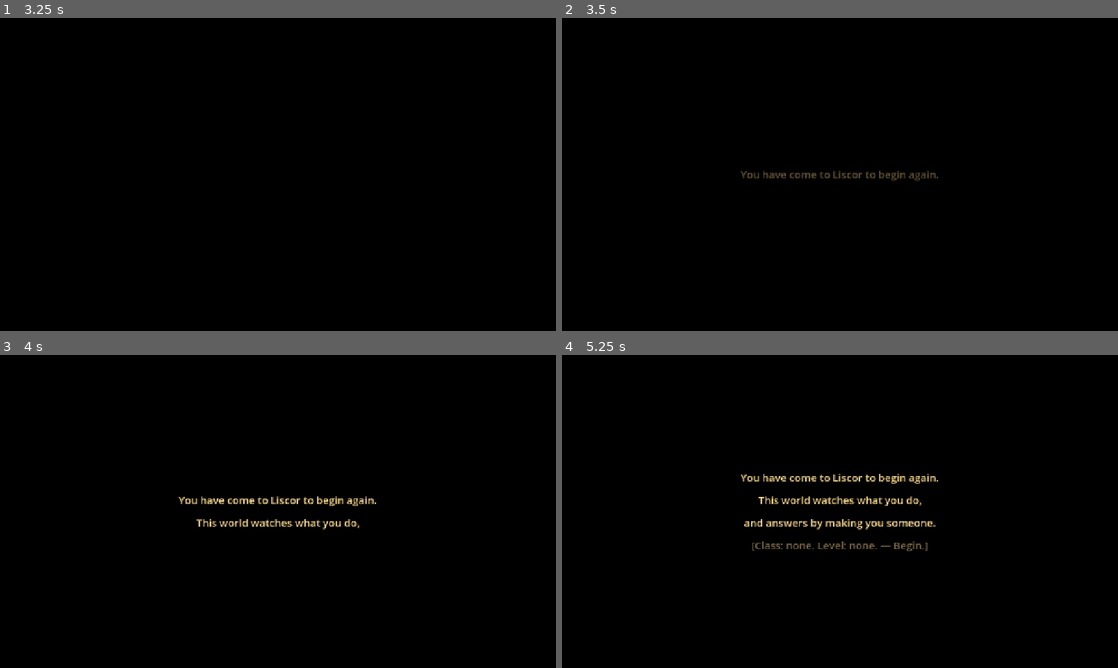
Above: before the commit, frames 1-4 (two rows, left to right).
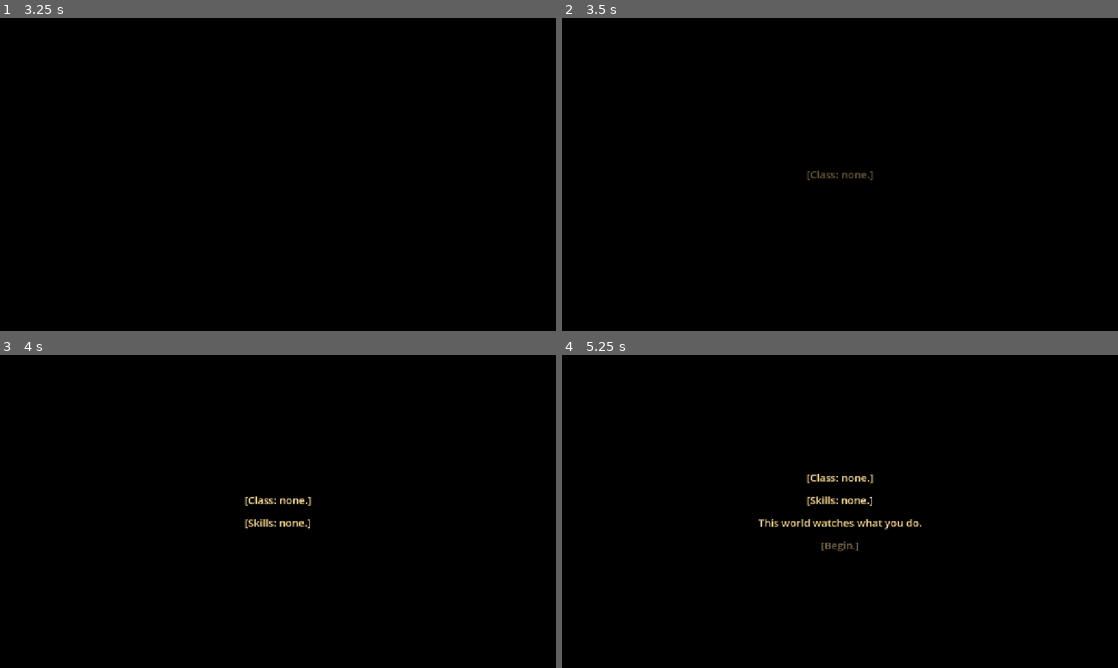
Above: after the commit, the same moments.

Repository: GabrielGLevine/wandering-inn-rpg
Game: Godot game, scene res://src/world/main.tscn
The game is run twice, just before and just after one commit, with the same random seed, the same clock (stepped at 60 frames per second) and the same inputs.
Inputs (mouse positions are in pixels of both pictures, inside the frame that each line leads up to):
- Up to frame 1 (3.25 s): tap Enter (confirm) at 0.5, 1.35, 2.3, 2.75, 3.05 s; move the mouse to (400, 158) at 0.52 s; hold D (move_right) 0.53-1.28 s; hold Enter (confirm) 0.53-1.28 s; click (400, 158) at 0.67 s; move the mouse to (166, 190) at 1.27 s; hold S (move_down) 1.28-2.03 s; move the mouse to (333, 105) at 2.02 s; hold D (move_right) 2.03-2.78 s; hold Tab (cycle) 2.03-2.78 s; move the mouse to (250, 237) at 2.77 s; hold W (move_up) from 2.78 s (still down); tap E (end_turn) at 2.85 s; click (250, 237) at 2.92 s
- Up to frame 2 (3.5 s): keep holding W (move_up)
- Up to frame 3 (4 s): move the mouse to (444, 558) at 3.52 s; release W (move_up) at 3.53 s; hold A (move_left) from 3.53 s (still down); hold Enter (confirm) from 3.53 s (still down); tap 1 (hotbar_1) at 3.6 s
- Up to frame 4 (5.25 s): tap I (inventory) at 4.15 s; move the mouse to (673, 464) at 4.27 s; release Enter (confirm) at 4.28 s; tap 2 (hotbar_2) at 4.35 s; tap Enter (confirm) at 4.55 s; move the mouse to (867, 511) at 5.02 s; release A (move_left) at 5.03 s; hold S (move_down) from 5.03 s (still down); hold Enter (confirm) from 5.03 s (still down); tap 3 (hotbar_3) at 5.1 s; click (867, 511) at 5.17 s

Frame 1 is identical in both runs. In frame 2, 0.5% of the frame differs, in the area x 32-68%, y 48-53%; in frame 3, 1.0%; in frame 4, 1.9%, in the area x 32-68%, y 38-63%.

Commit message:
GDI copy wave (approved opener/epilogue/refusal) + canon pre-verification

Diff:
--- a/wandering_inn_game/qa/scripts/char_creation.json
+++ b/wandering_inn_game/qa/scripts/char_creation.json
@@ -1,5 +1,5 @@
 {
- "_comment": "M-ARC §5: drives the REAL character-creation U …(292 unchanged characters)… fields, the sim variant sprite key, the Drake-branched opener event, and the RENDERED variant binding on bo …(146 unchanged characters)…
+ "_comment": "M-ARC §5: drives the REAL character-creation U …(292 unchanged characters)… fields, the sim variant sprite key, the GDI opener event (de-race-ified 2026-07-07 -- one opener for all races; `race` stays in the payload harmlessly, cosmetic only now), and the RENDERED variant binding on bo …(146 unchanged characters)…
  "starts_at_title": true,
  "creation_ui": true,
  "steps": [
@@ -18,7 +18,7 @@
   {"action": "press", "name": "confirm"},
   {"action": "wait_for_event", "type": "ui_char_creation_confirmed", "payload_contains": {"pc_name": "Sella", "pc_race": "drake", "pc_gender": "f"}, "timeout_sec": 5},
   {"action": "wait_for_event", "type": "world_ready", "timeout_sec": 5},
-  {"_comment": "Drake-branched GDI opener (canon-safe 'starting over in Liscor' copy) -- race in the payload proves the branch, lines still 4.", "action": "wait_for_event", "type":  …(95 unchanged characters)…
+  {"_comment": "GDI opener (2026-07-07 rewrite: one race-neutral system-readout opener, no more Drake/Human/Gnoll branch) -- lines still 4; race stays in the payload cosmetically (Game.sim.pc_race is unchanged, so this pin still holds).", "action": "wait_for_event", "type":  …(95 unchanged characters)…
   {"_comment": "Sim identity fields in the snapshot (art-independent).", "action": "assert_state", "path": "pc_name", "equals": "Sella"},
   {"action": "assert_state", "path": "pc_race", "equals": "drake"},
   {"action": "assert_state", "path": "pc_gender", "equals": "f"},
--- a/wandering_inn_game/qa/scripts/gear_loop.json
+++ b/wandering_inn_game/qa/scripts/gear_loop.json
@@ -1,5 +1,5 @@
 {
- "_comment": "M-GEAR Task G3 canonical proof: the player-fac …(960 unchanged characters)…  2 -- CAPACITY REFUSAL negative: toast (G1's exact placeholder text) + equipped.accessory_3 stays empty (st …(477 unchanged characters)…
+ "_comment": "M-GEAR Task G3 canonical proof: the player-fac …(960 unchanged characters)…  2 -- CAPACITY REFUSAL negative: toast (RATIFIED copy, 2026-07-07 HANDOFF item 1 -- the vibration line, canon-truest to Dissonance's warning sign) + equipped.accessory_3 stays empty (st …(477 unchanged characters)…
  "fixture_save": "gear_loop_start",
  "starts_at_title": true,
  "steps": [
@@ -58,11 +58,11 @@
   { "action": "wait_for_event", "type": "ui_inventory_shown", "payload_contains": { "resonance": { "used": 1, "capacity": 2 } }, "timeout_sec": 5 },
   { "action": "screenshot", "name": "02_accessory_equipped_resonance_header_and_lore" },
 
-  { "_comment": "== (4) CAPACITY REFUSAL negative ==. stones …(76 unchanged characters)… ty 2. Cursor at 11, down 3 -> index 14. G1's exact placeholder toast text; equipped.accessory_3 must s …(81 unchanged characters)…
+  { "_comment": "== (4) CAPACITY REFUSAL negative ==. stones …(76 unchanged characters)… ty 2. Cursor at 11, down 3 -> index 14. The ratified vibration-line toast text; equipped.accessory_3 must s …(81 unchanged characters)…
   { "action": "press", "name": "move_down" },
   { "action": "press", "name": "move_down" },
   { "action": "press", "name": "confirm" },
-  { "action": "wait_for_event", "type": "toast", "payload_contains": { "text": "The charm's hum turns to static. You cannot bear another enchantment." }, "timeout_sec": 5 },
+  { "action": "wait_for_event", "type": "toast", "payload_contains": { "text": "It buzzes once against the others, like a wasp against glass, and will not settle." }, "timeout_sec": 5 },
   { "action": "assert_state", "path": "equipped.accessory_3", "equals": "" },
   { "action": "assert_event_absent", "type": "item_equipped", "payload_contains": { "item": "stonescale_talisman" } },
   { "action": "screenshot", "name": "03_capacity_refusal_in_panel_echo" },
--- a/wandering_inn_game/src/core/wi_game.gd
+++ b/wandering_inn_game/src/core/wi_game.gd
@@ -1240,12 +1240,16 @@
 	return _equipped_resonance_total()
 
 
-## Refusal copy (M-GEAR Task G1, PLACEHOLDER -- user picks final copy from
-## docs/design/gear-staging/item-lore-and-accessory-roster.md §C; both are
-## voice-lint clean and diegetic, no "capacity"/"slot" vocabulary, no raw
-## stats -- resonance itself is a visible currency like gold/HP, fine to
-## reference, but the arithmetic stays off-screen).
-const _CAPACITY_REFUSAL_TOAST := "The charm's hum turns to static. You cannot bear another enchantment."
+## Refusal copy. `_ACCESSORY_SLOTS_FULL_TOAST` is G1's plain-practical
+## placeholder, kept per the RESOLVED ruling (2026-07-07 HANDOFF item 1) unless
+## a better line falls out naturally. `_CAPACITY_REFUSAL_TOAST` is the
+## RATIFIED line (same ruling, candidate 4 from docs/design/gear-staging/
+## item-lore-and-accessory-roster.md §C) -- canon-truest: Dissonance's warning
+## sign is artifacts SHAKING, so the refusal moment itself is a vibration line.
+## Both stay voice-lint clean and diegetic, no "capacity"/"slot" vocabulary, no
+## raw stats -- resonance itself is a visible currency like gold/HP, fine to
+## reference, but the arithmetic stays off-screen.
+const _CAPACITY_REFUSAL_TOAST := "It buzzes once against the others, like a wasp against glass, and will not settle."
 const _ACCESSORY_SLOTS_FULL_TOAST := "No room left for another charm — something has to come off first."
 
 
@@ -1264,7 +1268,7 @@
 ## resonance is even considered), and equipping into a free/replaceable slot
 ## whose resulting total resonance (every equipped item's `resonance`, summed
 ## across all 5 slots, replacing whatever currently occupies the target slot)
-## would exceed `resonance_capacity` ("magical interference" --
+## would exceed `resonance_capacity` (the vibration-refusal line --
 ## `_CAPACITY_REFUSAL_TOAST`). Unequipping frees the departing item's
 ## resonance back into the budget (see `unequip`).
 ## G3 CONTRACT: `inventory.gd`'s equip UI has NO generic fallback toast --
--- a/wandering_inn_game/src/ui/sleep_veil.gd
+++ b/wandering_inn_game/src/ui/sleep_veil.gd
@@ -74,38 +74,19 @@
 ## opener swallows ONLY confirm/cancel while it holds; the sleep path above still
 ## intercepts no input at all.
 ##
-## COPY — flagged for user taste-review (revisable via these constants / a
-## future string table). A vast, neutral, faintly wondering System voice; the
-## last line is a bracketed proclamation in the sleep-veil cadence. Opaque-safe:
-## no numbers, no lore claim beyond what the game itself shows (classes/levels).
-##
-## M-ARC §5: the opener BRANCHES by PC race (canon-safe — only Humans are Earth
-## otherworlders). Human keeps the "far from where you began" arrival; Drake and
-## Gnoll get a "starting over in Liscor" variant (they are native to Izril, not
-## displaced from another world). All three are 4 lines and share the identity-
-## neutral bracket close, so the QA opener-line count is invariant across races.
-## ⚑ USER TASTE-REVIEW: the Drake/Gnoll copy is a first draft — revise freely.
-const OPENER_LINES_HUMAN: Array[String] = [
-	"You are far from where you began.",
-	"This world watches what you do,",
-	"and answers by making you someone.",
-	"[Class: none. Level: none. — Begin.]",
+## COPY — USER-APPROVED verbatim (2026-07-07, docs/design/gdi-copy-staging.md),
+## no open taste flag remains. A cold system-readout opener, ONE version for
+## every race (the former Human/Drake/Gnoll branch read as an unearned canon
+## distinction — dropped per user ruling; race-neutral by construction). 4
+## lines, ending on the same bracketed proclamation cadence as the rest of the
+## veil. Opaque-safe: no numbers, no lore claim beyond what the game itself
+## shows (the epilogue's class recount pays off the "none/none" open).
+const OPENER_LINES: Array[String] = [
+	"[Class: none.]",
+	"[Skills: none.]",
+	"This world watches what you do.",
+	"[Begin.]",
 ]
-const OPENER_LINES_DRAKE: Array[String] = [
-	"You have come to Liscor to begin again.",
-	"This world watches what you do,",
-	"and answers by making you someone.",
-	"[Class: none. Level: none. — Begin.]",
-]
-const OPENER_LINES_GNOLL: Array[String] = [
-	"The road behind you is long; Liscor is where it ends.",
-	"This world watches what you do,",
-	"and answers by making you someone.",
-	"[Class: none. Level: none. — Begin.]",
-]
-## Human is the default fallback (an unknown/absent race lands here, matching the
-## sim's tolerant "human" default).
-const OPENER_LINES: Array[String] = OPENER_LINES_HUMAN
 const OPENER_HOLD_BEFORE_TEXT := 0.6
 const OPENER_LINE_HOLD := 1.7
 const OPENER_READ_HOLD := 2.2
@@ -116,7 +97,7 @@
 ## so her line lands and the conversation clears BEFORE the black. Renders the GDI
 ## open lines, a GENERATED results-only recount (each EARNED class + its level from
 ## the sim snapshot — the visible-tier rule: a class NAME + its level, never a
-## stat), the "for now"/"world keeps counting" close, and the wanderinginn.com
+## stat), the "warren is sealed"/"record remains open" close, and the wanderinginn.com
 ## line, then fades back to the SAME world beneath (FREE PLAY — nothing resets, the
 ## sleep machinery re-arms encounters as before). At completion it banks `post_game`
 ## — the ONE sim write the epilogue mode makes ("the ending was witnessed" is
@@ -136,16 +117,20 @@
 ## consolidation modal — so the two mechanisms stay fully independent by
 ## construction (no shared trigger moment to arbitrate).
 ##
-## ⚑ USER TASTE-REVIEW: the epilogue copy is the Fable draft (climax-copy §"The GDI
-## epilogue"), revisable via these constants. Opaque-safe: class names + levels
-## only, no stats; the bracketed GDI cadence matches the sleep/opener proclamations.
+## COPY — USER-APPROVED verbatim (2026-07-07, docs/design/gdi-copy-staging.md),
+## no open taste flag remains. Ledger-voiced understatement replacing the old
+## framing's announced sentiment ("Now Liscor knows your name", "The world
+## keeps counting" read as aphorism/cheese) — the System states facts and lets
+## the class recount between OPEN and CLOSE carry the weight. Opaque-safe:
+## class names + levels only, no stats; the bracketed GDI cadence matches the
+## sleep/opener proclamations. The class-recount mechanism itself is UNCHANGED.
 const EPILOGUE_LINES_OPEN: Array[String] = [
-	"[You came to Liscor with nothing.]",
-	"[Now Liscor knows your name.]",
+	"[When you came to Liscor, there was nothing to record.]",
+	"[This is no longer true.]",
 ]
 const EPILOGUE_LINES_CLOSE: Array[String] = [
-	"[The seal will hold. For now.]",
-	"[The world keeps counting.]",
+	"[The warren is sealed.]",
+	"[The record remains open.]",
 ]
 const EPILOGUE_LINK_LINE := "— The story continues at wanderinginn.com —"
 const EPILOGUE_HOLD_BEFORE_TEXT := 0.8
@@ -297,13 +282,11 @@
 	_run_opener.call_deferred()
 
 
-## M-ARC §5: the race-branched opener copy (presentation reads the sim's cosmetic
-## pc_race; an unknown/absent race falls back to Human, matching the sim default).
+## De-race-ified (2026-07-07): ONE opener for every race now, so this just
+## returns the single const. Kept as a function (not inlined at call sites)
+## so a future string-table swap stays a one-line change here.
 func _opener_lines() -> Array:
-	match Game.sim.pc_race:
-		"drake": return OPENER_LINES_DRAKE
-		"gnoll": return OPENER_LINES_GNOLL
-		_: return OPENER_LINES_HUMAN
+	return OPENER_LINES
 
 
 func _run_opener() -> void:
@@ -344,8 +327,10 @@
 
 
 func _emit_opener_rendered(count: int) -> void:
-	# M-ARC §5: carry the PC race so a QA script can assert the branch fired for
-	# the chosen race (line count is 4 for every race, so it can't distinguish).
+	# `race` predates the 2026-07-07 de-race-ification (the opener no longer
+	# branches on it) but stays in the payload harmlessly per the copy-staging
+	# doc's call — char_creation's payload_contains still pins it, no re-pin
+	# needed since Game.sim.pc_race itself is unchanged.
 	ObservableBus.emit_domain_event(WIEvents.UI_GDI_OPENER_RENDERED, {"lines": count, "race": Game.sim.pc_race})
 
 
--- a/wandering_inn_game/tests/test_sim_core.gd
+++ b/wandering_inn_game/tests/test_sim_core.gd
@@ -1036,7 +1036,7 @@
 	assert(not gAcc.equip("test_charm_over"), "over-capacity equip is refused")
 	assert(String(gAcc.equipped.get("accessory_3", "?")) == "", "refused equip leaves accessory_3 empty")
 	assert(_count("item_equipped") == 0, "refused equip emits no item_equipped")
-	assert(_count("toast") == 1 and String(_events[-1]["payload"]["text"]) == "The charm's hum turns to static. You cannot bear another enchantment.", "over-capacity equip emits the capacity refusal toast idiom")
+	assert(_count("toast") == 1 and String(_events[-1]["payload"]["text"]) == "It buzzes once against the others, like a wasp against glass, and will not settle.", "over-capacity equip emits the capacity refusal toast idiom")
 	assert(gAcc.inventory.has("test_charm_over"), "the refused item is still carried (never equipped, never dropped)")
 
 	# Fill the last accessory slot with a zero-resonance item so capacity
@@ -1067,7 +1067,7 @@
 	assert(gAcc.unequip("accessory_1") and gAcc.unequip("accessory_2") and gAcc.unequip("accessory_3"), "unequip clears all three accessory slots")
 	_events.clear()
 	assert(not gAcc.equip("test_charm_over"), "test_charm_over (resonance 3) alone still exceeds capacity 2 even with every slot free")
-	assert(String(_events[-1]["payload"]["text"]) == "The charm's hum turns to static. You cannot bear another enchantment.", "same capacity refusal, now with all slots free -- proves it's a resonance gate, not a slot-count gate")
+	assert(String(_events[-1]["payload"]["text"]) == "It buzzes once against the others, like a wasp against glass, and will not settle.", "same capacity refusal, now with all slots free -- proves it's a resonance gate, not a slot-count gate")
 
 	# G1 review fix (Finding 2): swap-at-capacity SUCCEEDS -- the capacity
 	# arithmetic subtracts the target slot's current occupant before adding
Not shown, changed: docs/design/character-profiles-staging.md
